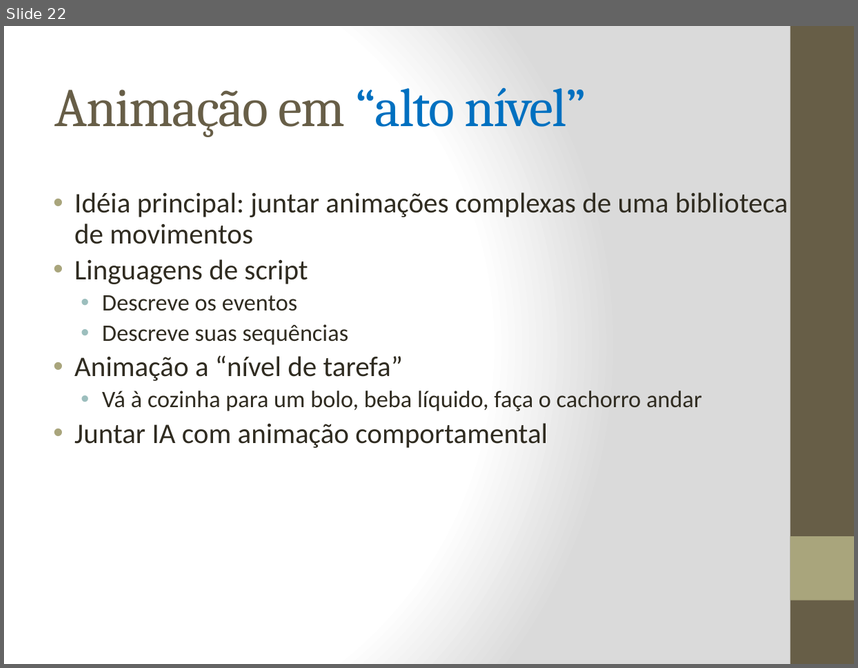
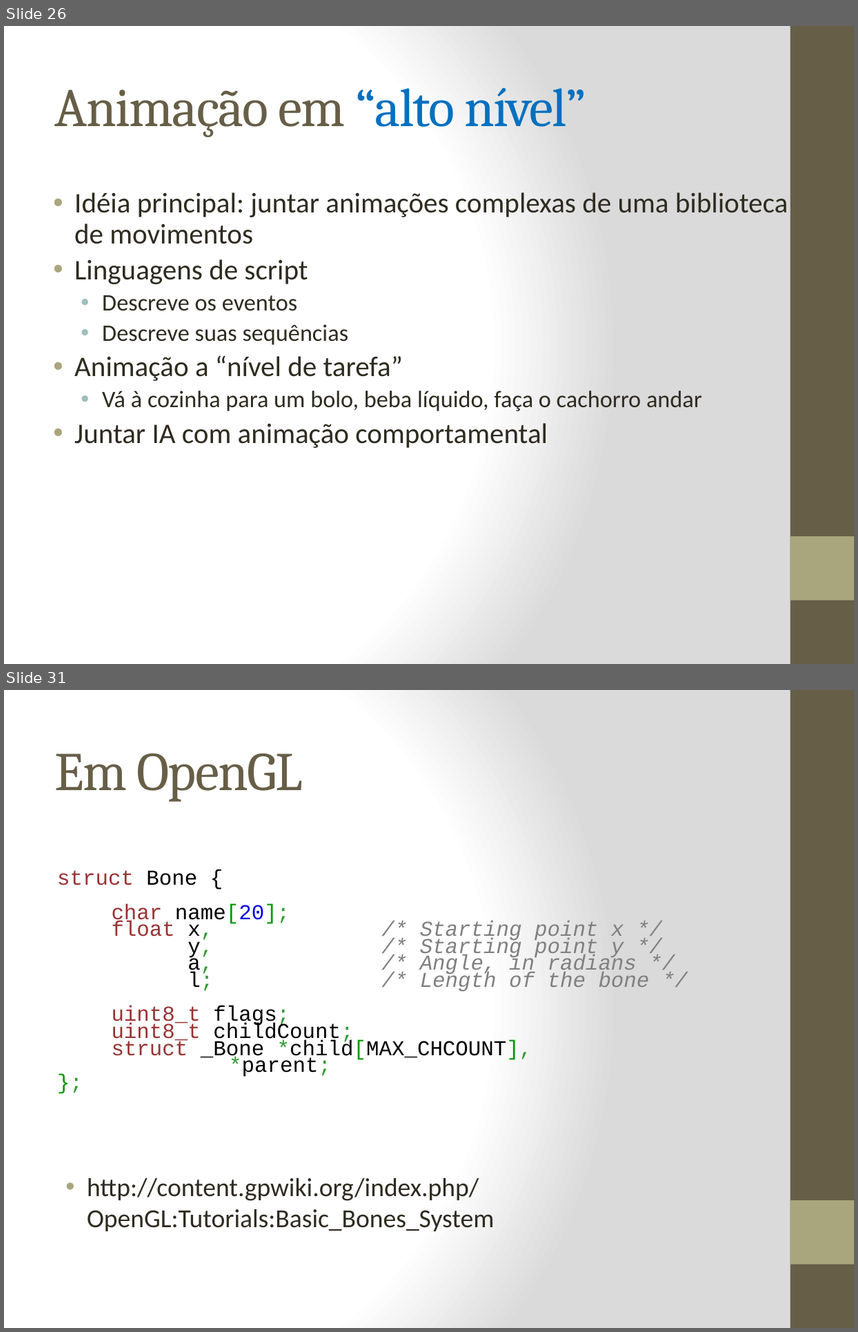
Before and after one commit to fegemo/cefet-cg, a slide deck: attachments/AnimacaoFlavioCoutinho.pptx. Shown one above the other, each under a label of ours: slide 22 before the commit, slides 26 and 31 after it; the slides between them are not shown. The pictures are 858x668 and 858x1332 pixels, drawn with LibreOffice and Linux fonts; fonts in the diff are those of the drawing. Boxes give left, top, right and bottom in pixels: in the first picture for what was removed or moved away, otherwise in the second. Text is boxed around its words. In the diff, an @@ line names an element or a change of style, - is before the commit and + after.

```diff
--- a/attachments/AnimacaoFlavioCoutinho.pptx
+++ b/attachments/AnimacaoFlavioCoutinho.pptx
@@ slide 31 added at <box>4,690,854,1328</box>, background gradient #FFFFFF to #DADADA; not listed: 2 template elements that a slide beside it also shows @@
@@ title added at <box>55,753,303,802</box>, 46 pt, text #675E47 @@
+Em OpenGL
@@ text added at <box>57,870,650,1076</box>, 18 pt, text #808080 @@
+struct Bone {
+char name[20];
+float x, /* Starting point x */
+y, /* Starting point y */
+a, /* Angle, in radians */
+l; /* Length of the bone */
+uint8_t flags;
+uint8_t childCount;
+struct _Bone *child[MAX_CHCOUNT],
+*parent;
+};
@@ text added at <box>87,1178,494,1231</box>, 22 pt, text #2F2B20 @@
+• http://content.gpwiki.org/index.php/OpenGL:Tutorials:Basic_Bones_System
@@ what was slide 22 is now slide 26 @@
```
Also in this commit, not shown: 4 slides changed, 8 other slides added, 10 other files.
